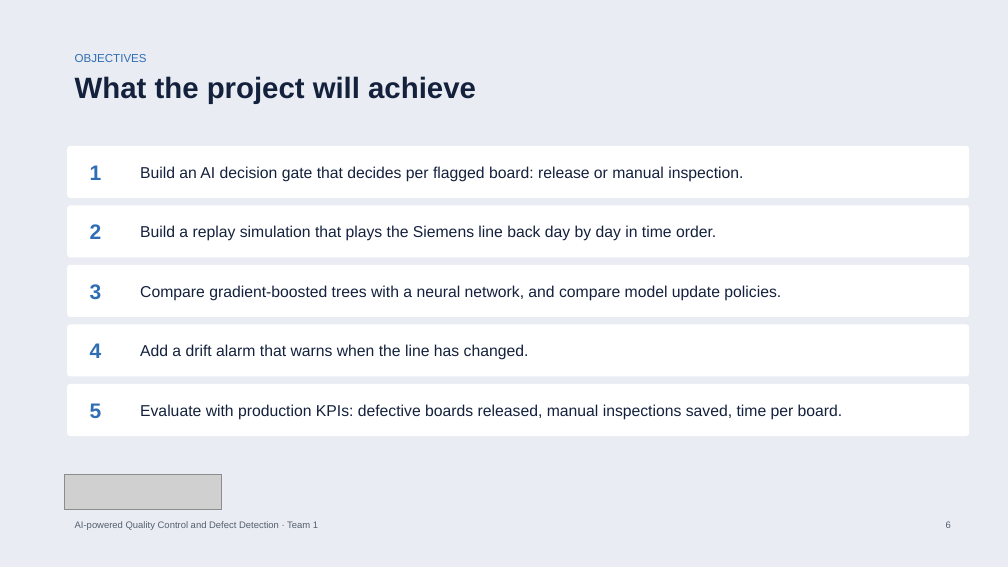
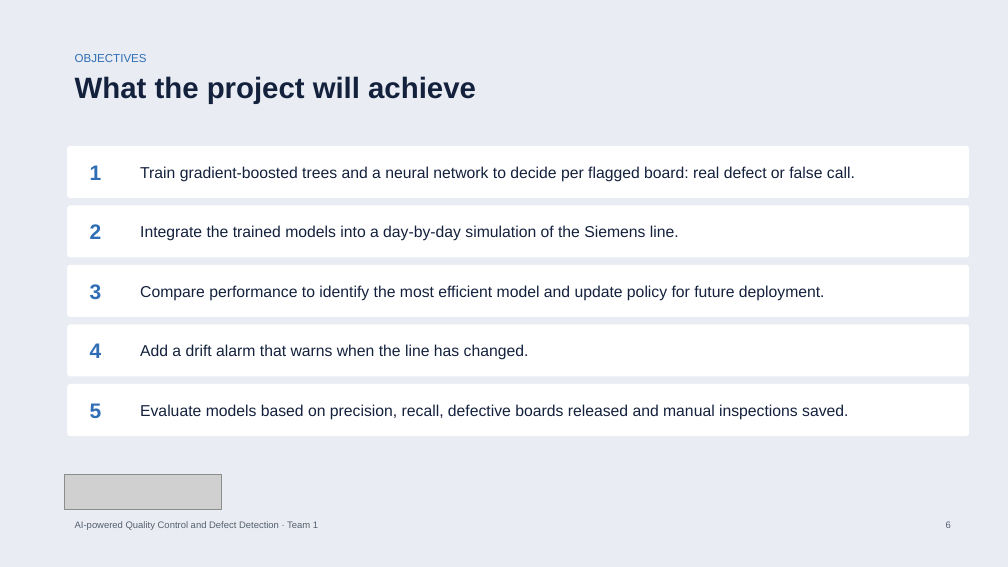
Before and after one commit to bodhi584/aoi-decision-gate, a slide deck: slide 6 of docs/slides_revised_topic.pptx. Drawn at 1008x567 pixels with LibreOffice and Linux fonts; fonts in the diff are those of the drawing; grey boxes stand for pictures. Boxes give left, top, right and bottom in pixels: in the first picture for what was removed or moved away, otherwise in the second. Text is boxed around its words. In the diff, an @@ line names an element or a change of style, - is before the commit and + after.

```diff
--- a/docs/slides_revised_topic.pptx
+++ b/docs/slides_revised_topic.pptx
@@ text at (140, 166, 855, 182): text changed @@
-Build an AI decision gate that decides per flagged board: release or manual inspection.
+Train gradient-boosted trees and a neural network to decide per flagged board: real defect or false call.
@@ text at (140, 225, 679, 241): text changed @@
-Build a replay simulation that plays the Siemens line back day by day in time order.
+Integrate the trained models into a day-by-day simulation of the Siemens line.
@@ text at (140, 285, 825, 301): text changed @@
-Compare gradient-boosted trees with a neural network, and compare model update policies.
+Compare performance to identify the most efficient model and update policy for future deployment.
@@ text at (140, 404, 848, 420): text changed @@
-Evaluate with production KPIs: defective boards released, manual inspections saved, time per board.
+Evaluate models based on precision, recall, defective boards released and manual inspections saved.
```
Also in this commit, not shown: 5 other slides changed, 4 other files.
